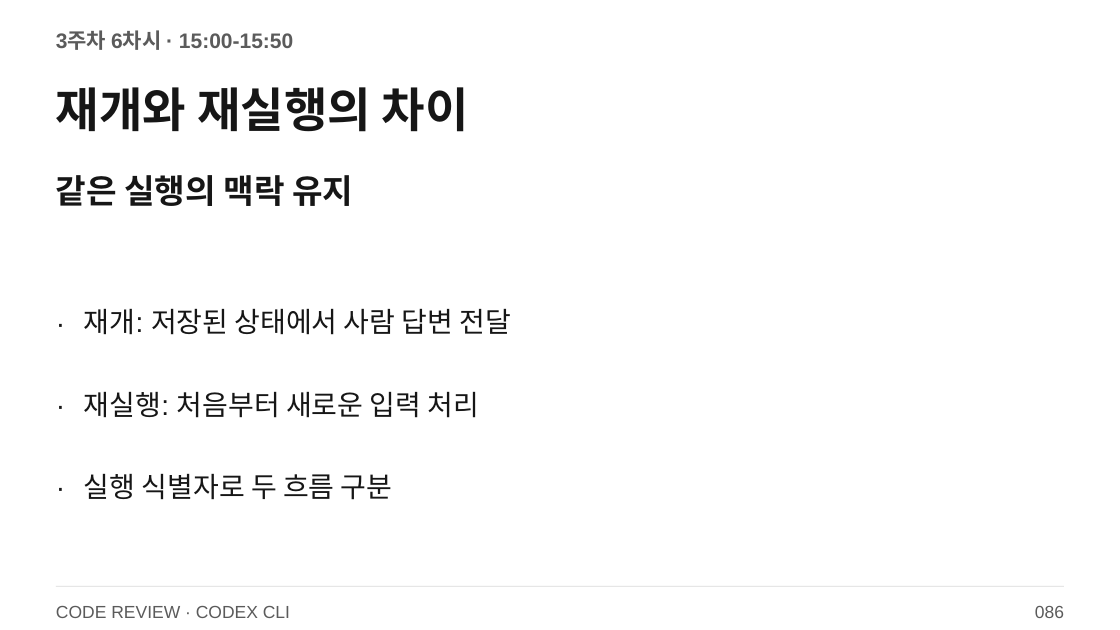
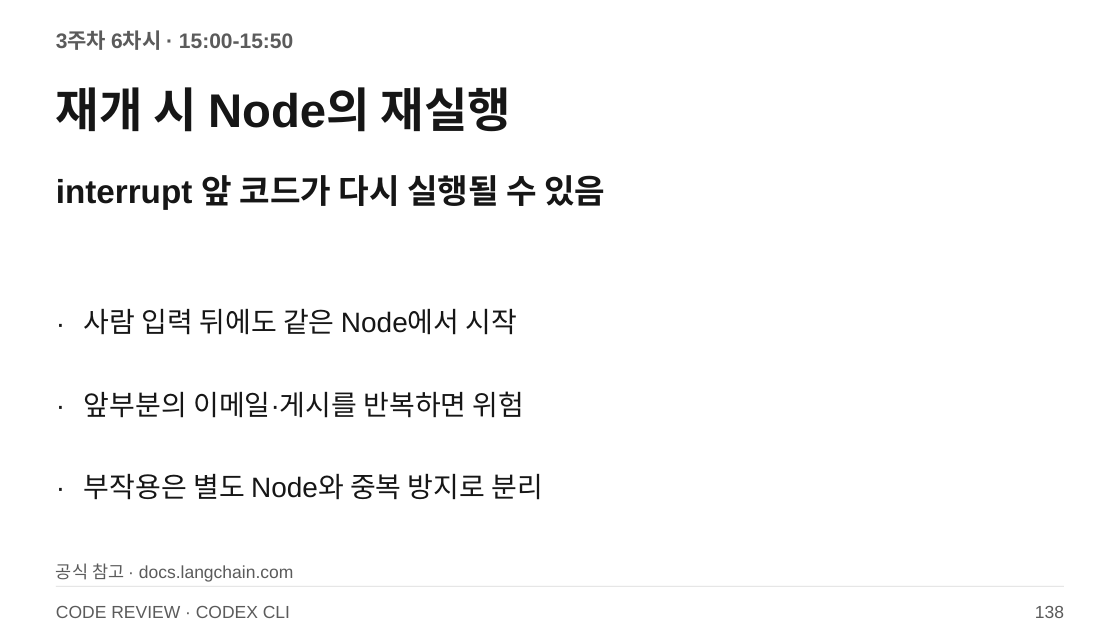
Before and after one commit to smilesjcha/llm-agent-and-workflow-automation, a slide deck: slide 138 of slides/IPA_LLM_Agent_업무자동화_Day3_2026_CODEX_CLI.pptx (slide 86 before the commit). Drawn at 1120x630 pixels with LibreOffice and Linux fonts; fonts in the diff are those of the drawing. Boxes give left, top, right and bottom in pixels: in the first picture for what was removed or moved away, otherwise in the second. Text is boxed around its words. In the diff, an @@ line names an element or a change of style, - is before the commit and + after.

```diff
--- a/slides/IPA_LLM_Agent_업무자동화_Day3_2026_CODEX_CLI.pptx
+++ b/slides/IPA_LLM_Agent_업무자동화_Day3_2026_CODEX_CLI.pptx
@@ text at (56, 87, 511, 132): text changed @@
-재개와 재실행의 차이
+재개 시 Node의 재실행
@@ text at (56, 175, 605, 209): text changed @@
-같은 실행의 맥락 유지
+interrupt 앞 코드가 다시 실행될 수 있음
@@ text at (84, 309, 518, 335): text changed @@
-재개: 저장된 상태에서 사람 답변 전달
+사람 입력 뒤에도 같은 Node에서 시작
@@ text at (84, 391, 525, 418): text changed @@
-재실행: 처음부터 새로운 입력 처리
+앞부분의 이메일·게시를 반복하면 위험
@@ text at (84, 474, 543, 500): text changed @@
-실행 식별자로 두 흐름 구분
+부작용은 별도 Node와 중복 방지로 분리
@@ text added at (56, 563, 294, 582), 15 pt, text #5B5B5B @@
+공식 참고 · docs.langchain.com
@@ text at (1035, 606, 1064, 618): text changed @@
-086
+138
```
Also in this commit, not shown: 70 other slides changed, 98 slides added, 13 slides removed, 27 other files.
